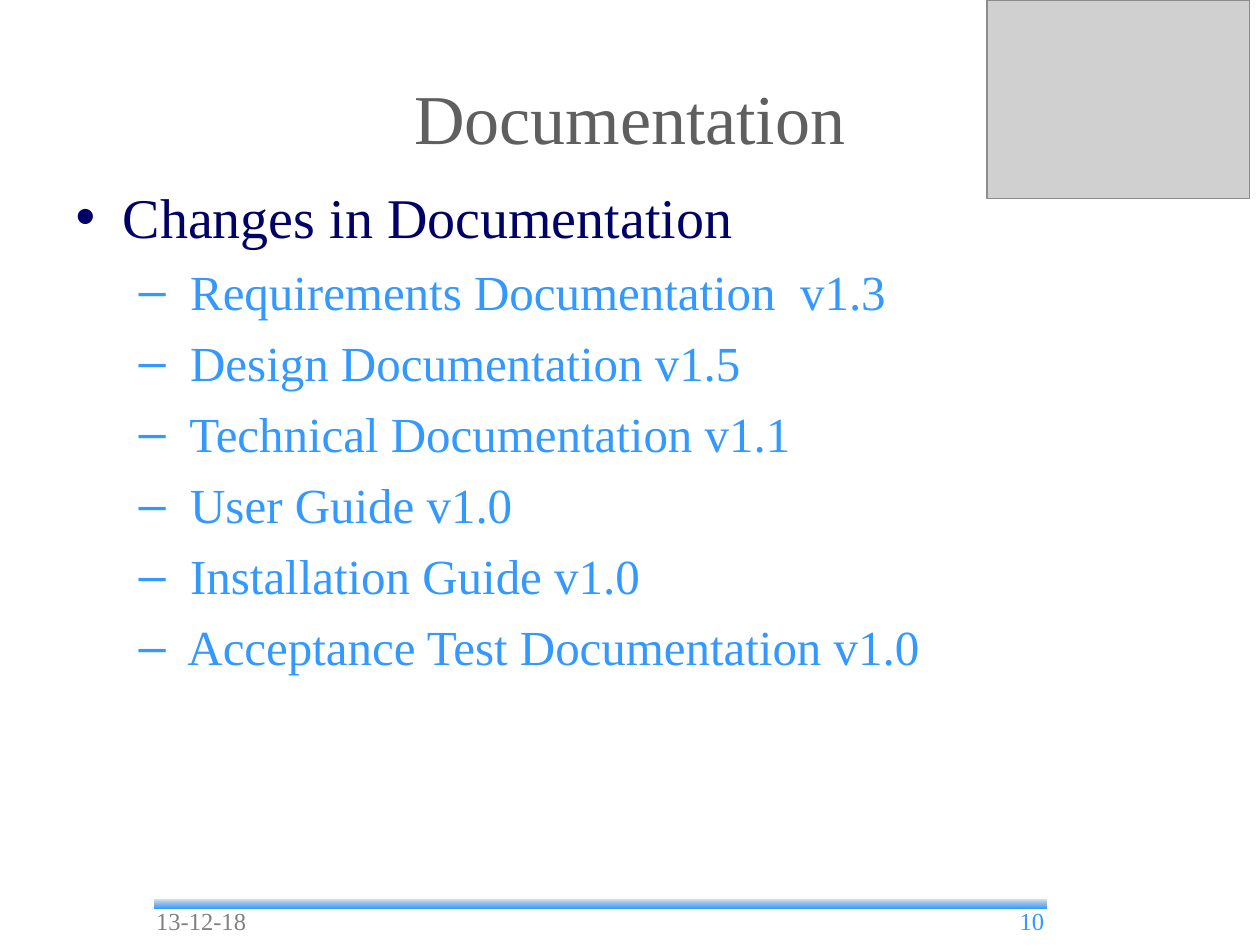
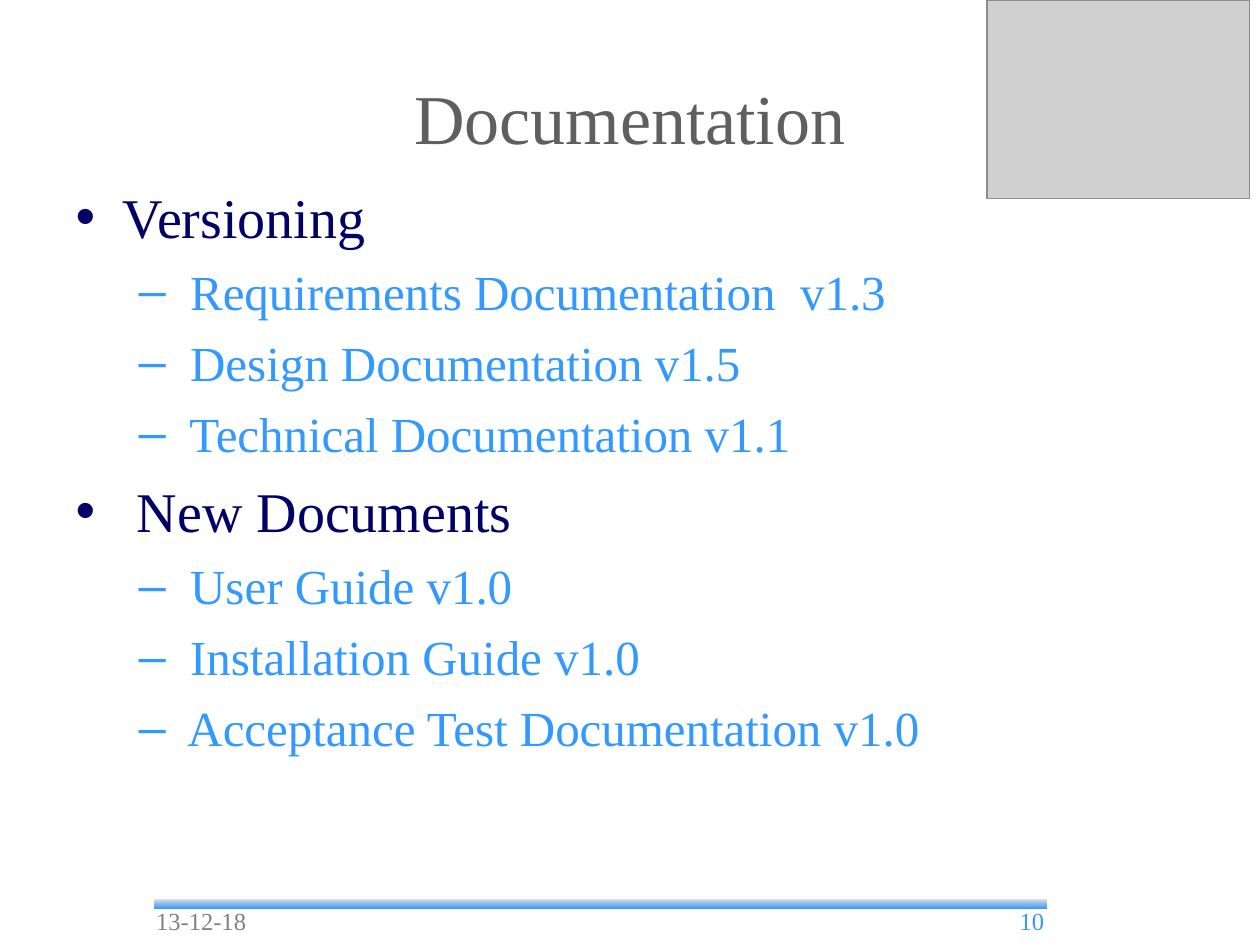
Before and after one commit to andrea-bottoli/DSD, a slide deck: slide 10 of Documentation/Presentations/Beta_Prototype.odp. Drawn at 1260x945 pixels with LibreOffice and Linux fonts; fonts in the diff are those of the drawing; grey boxes stand for pictures; background and template pictures are left out. Boxes give left, top, right and bottom in pixels: in the first picture for what was removed or moved away, otherwise in the second. Text is boxed around its words. In the diff, an @@ line names an element or a change of style, - is before the commit and + after.

```diff
--- a/Documentation/Presentations/Beta_Prototype.odp
+++ b/Documentation/Presentations/Beta_Prototype.odp
@@ text at <box>123,201,366,248</box>: text changed @@
-• Changes in Documentation
+• Versioning
@@ text at <box>137,495,512,533</box>: paragraph added @@
+• New Documents
```
Also in this commit, not shown: 13 other slides changed, 1 other file.
